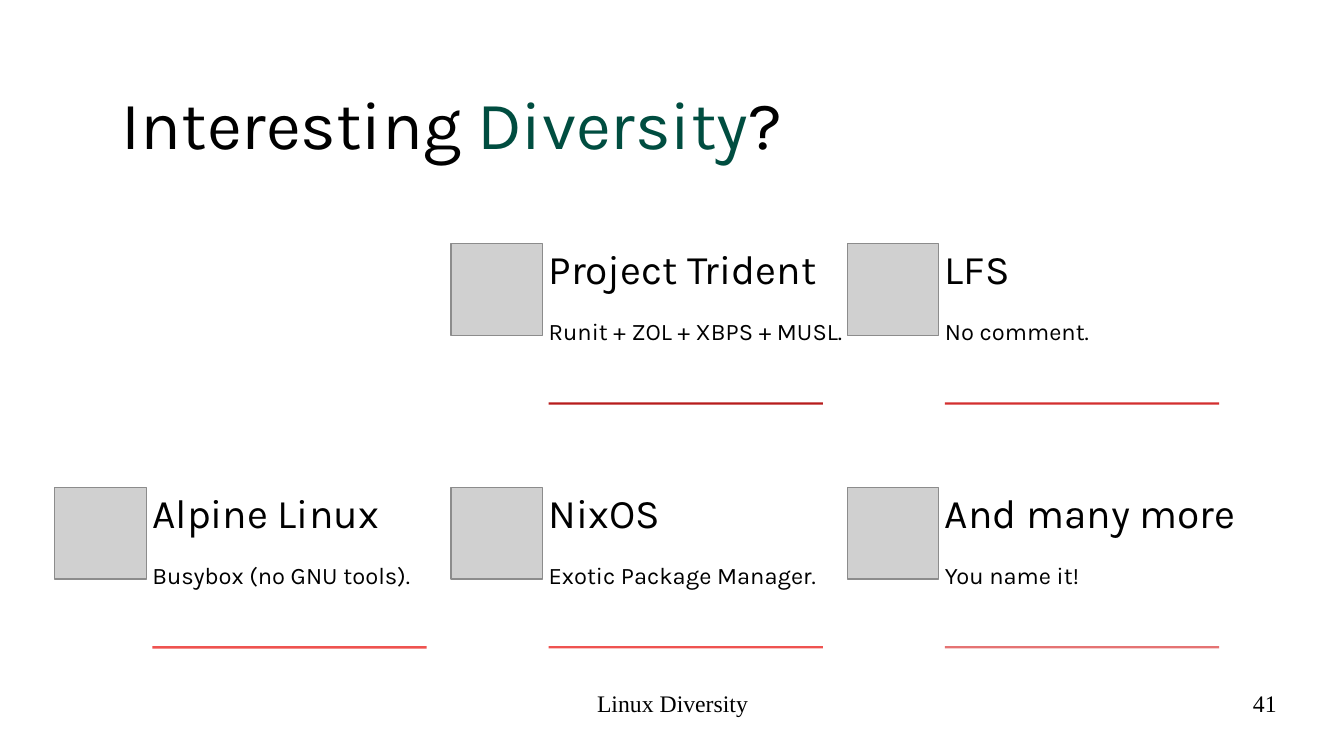
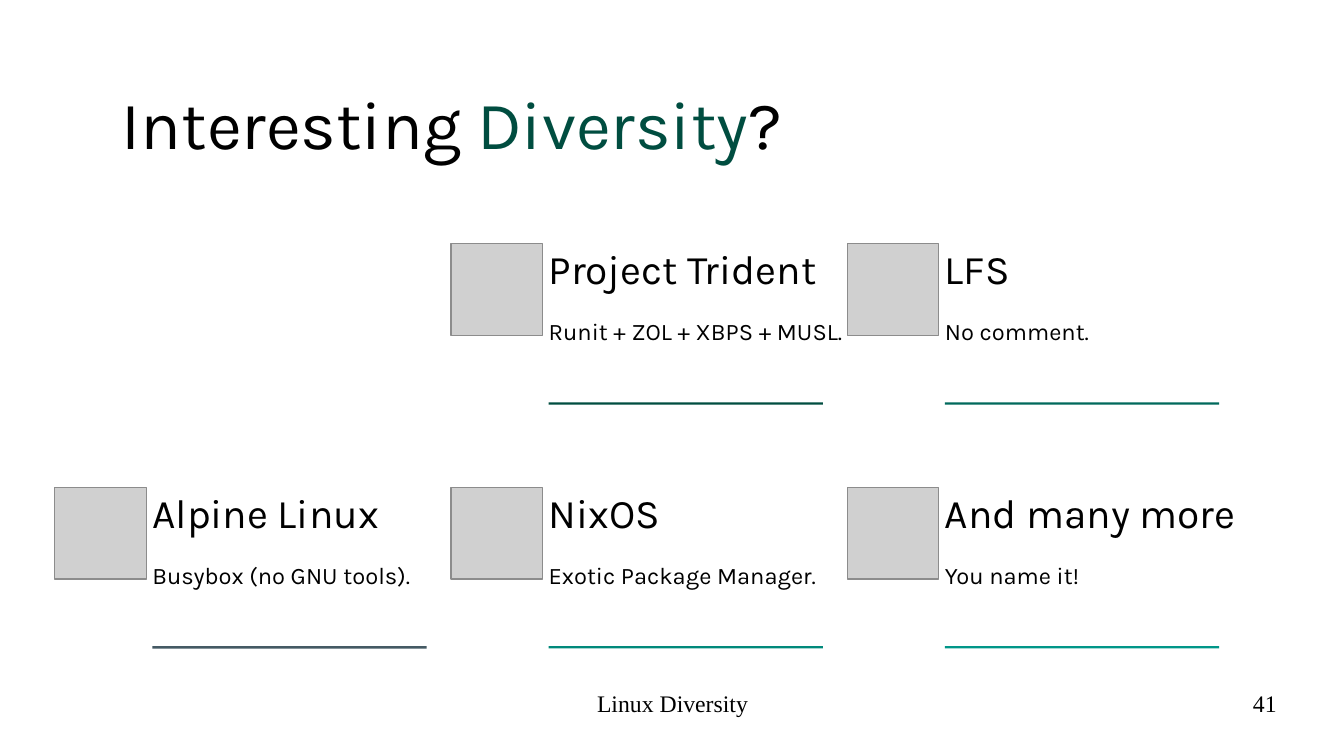
Before and after one commit to epsi-rns/epsi-rns.github.io, a slide deck: slide 41 of assets/posts/system/2020/02/presentation-linux-diversity.odp. Drawn at 1344x756 pixels with LibreOffice and Linux fonts; fonts in the diff are those of the drawing; grey boxes stand for pictures; background and template pictures are left out. Boxes give left, top, right and bottom in pixels: in the first picture for what was removed or moved away, otherwise in the second. Text is boxed around its words. In the diff, an @@ line names an element or a change of style, - is before the commit and + after.

Commit message:
presentation: Linux Diversity: PDF Version

```diff
--- a/assets/posts/system/2020/02/presentation-linux-diversity.odp
+++ b/assets/posts/system/2020/02/presentation-linux-diversity.odp
@@ rectangle at <box>549,402,823,405</box>: fill #B71C1C to #004D40 @@
@@ rectangle at <box>945,402,1220,405</box>: fill #D32F2F to #00695C @@
@@ rectangle at <box>152,646,427,649</box>: fill #EF5350 to #455A64 @@
@@ rectangle at <box>549,646,823,649</box>: fill #EF5350 to #00897B @@
@@ rectangle at <box>945,646,1220,649</box>: fill #E57373 to #009688 @@
```
Also in this commit, not shown: 14 other slides changed, 1 other file.
